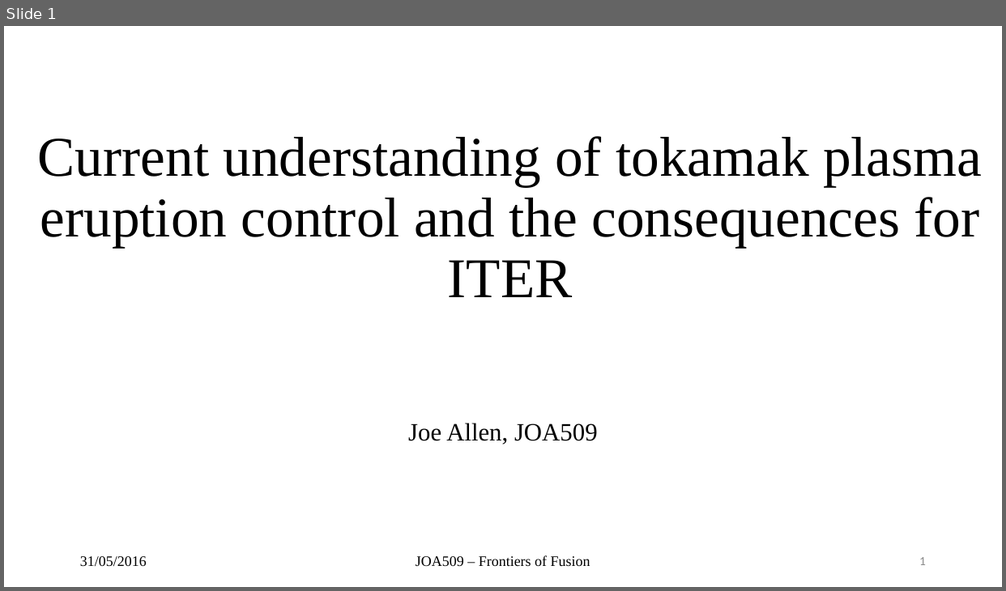
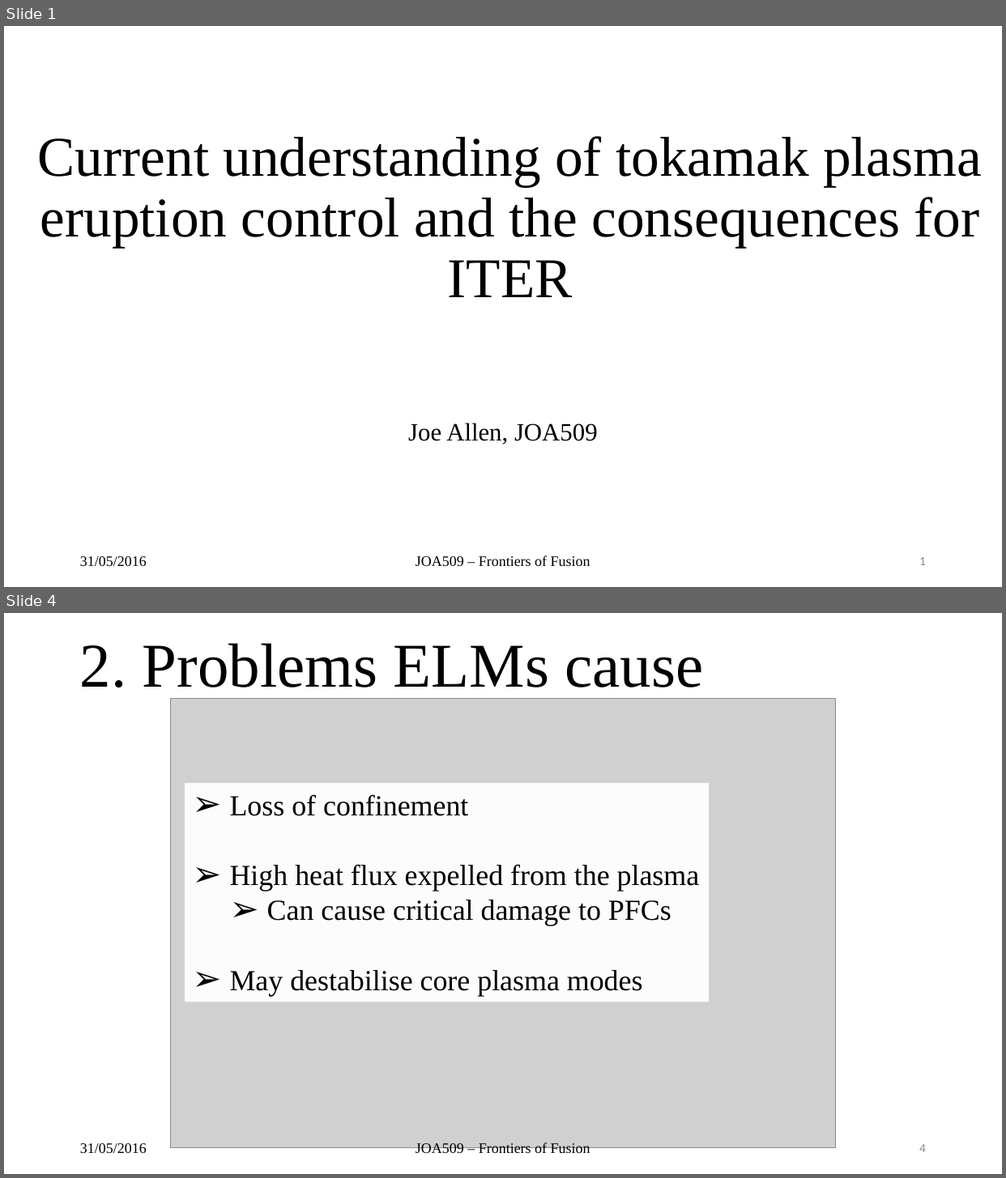
Before and after one commit to airdas/FFessay, a slide deck: Presentation/elmz.pptx. Shown one above the other, each under a label of ours: slide 1 before the commit, slides 1 and 4 after it; the slides between them are not shown. The pictures are 1006x591 and 1006x1178 pixels, drawn with LibreOffice and Linux fonts; fonts in the diff are those of the drawing; grey boxes stand for pictures; background and template pictures are left out. Boxes give left, top, right and bottom in pixels: in the first picture for what was removed or moved away, otherwise in the second. Text is boxed around its words. In the diff, an @@ line names an element or a change of style, - is before the commit and + after.

```diff
--- a/Presentation/elmz.pptx
+++ b/Presentation/elmz.pptx
@@ slide 4 added at [4,613,1002,1174], background picture (left out) @@
@@ title added at [80,643,704,699], 60 pt, text #000000 @@
+2. Problems ELMs cause
@@ picture added at [170,699,836,1149] @@
@@ rectangle added at [185,783,710,1003], fill #FFFFFF at 94% opacity, 28 pt, text #000000 @@
+➢ Loss of confinement
+➢ High heat flux expelled from the plasma
+  ➢ Can cause critical damage to PFCs
+➢ May destabilise core plasma modes
@@ text added at [80,1144,147,1153], 14 pt, text #000000 @@
+31/05/2016
@@ text added at [415,1143,590,1157], 14 pt, text #000000 @@
+JOA509 – Frontiers of Fusion
@@ page number added at [919,1144,926,1152], 12 pt, text #8C8C8C @@
+4
```
Also in this commit, not shown: 2 slides changed, 1 other slide added, 6 other files.
